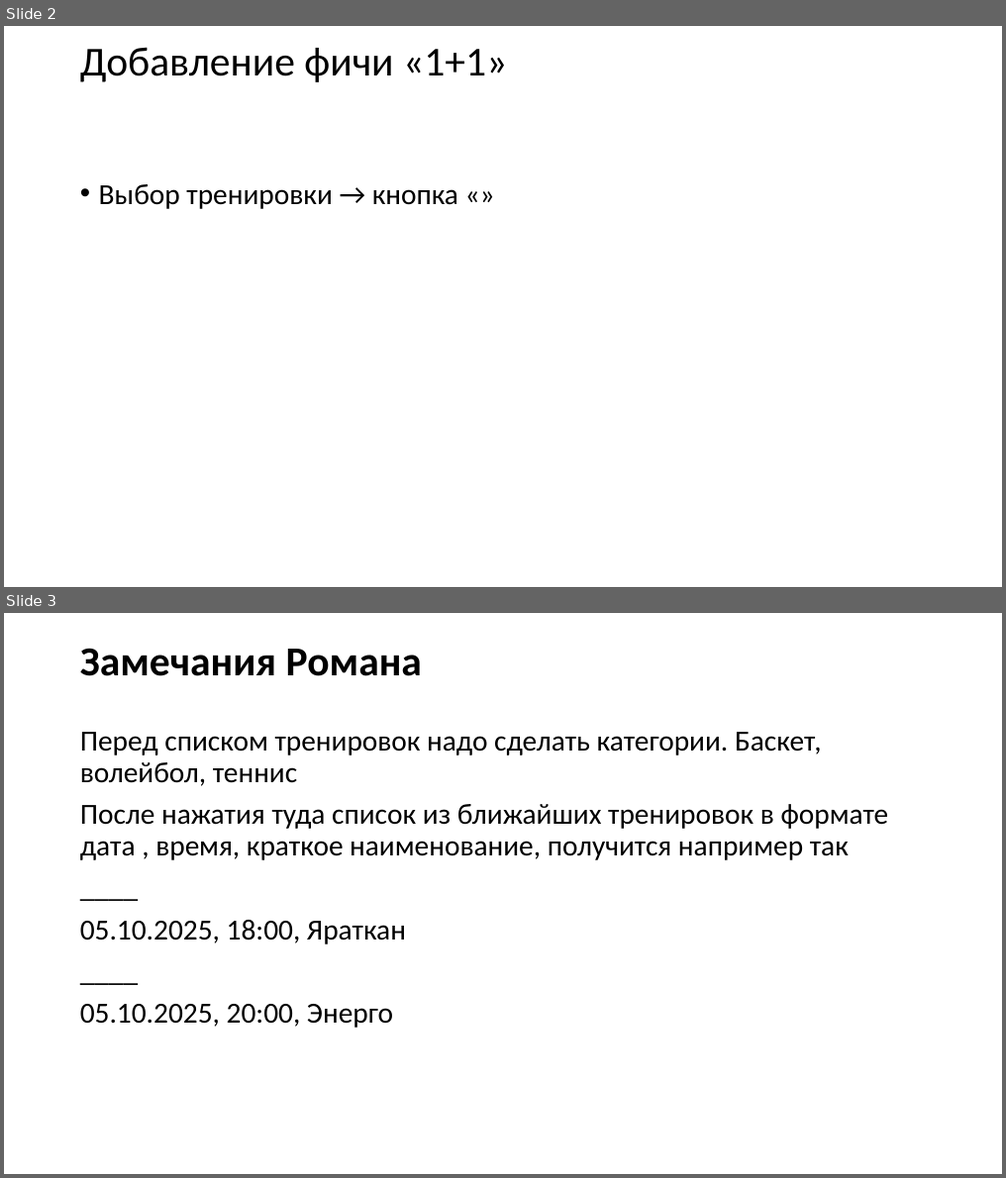
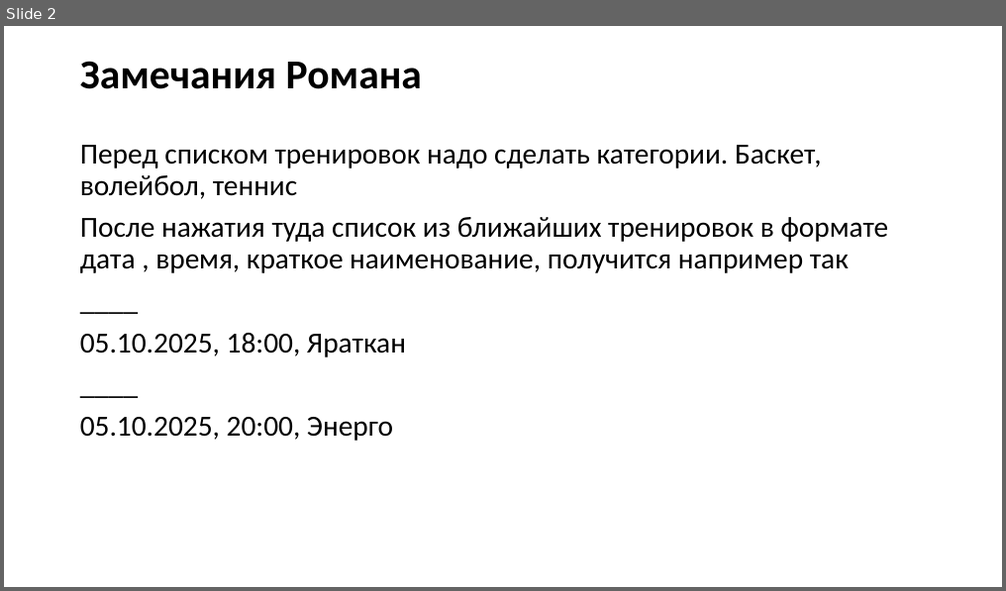
Before and after one commit to SaitBakhteev/New_Baga, a slide deck: plan.pptx. Shown one above the other, each under a label of ours: slides 2 and 3 before the commit, slide 2 after it. The pictures are 1006x1178 and 1006x591 pixels, drawn with LibreOffice and Linux fonts; fonts in the diff are those of the drawing. Boxes give left, top, right and bottom in pixels: in the first picture for what was removed or moved away, otherwise in the second. Text is boxed around its words. In the diff, an @@ line names an element or a change of style, - is before the commit and + after.

```diff
--- a/plan.pptx
+++ b/plan.pptx
@@ slide 2 removed at (x1=4, y1=26, x2=1002, y2=587), background #FFFFFF @@
@@ title removed at (x1=80, y1=47, x2=507, y2=82) @@
-Добавление фичи «1+1»
@@ text removed at (x1=99, y1=184, x2=458, y2=209) @@
-• Выбор тренировки → кнопка «»
@@ what was slide 3 is now slide 2 @@
```
Also in this commit, not shown: 1 slide changed, 1 other slide removed.
